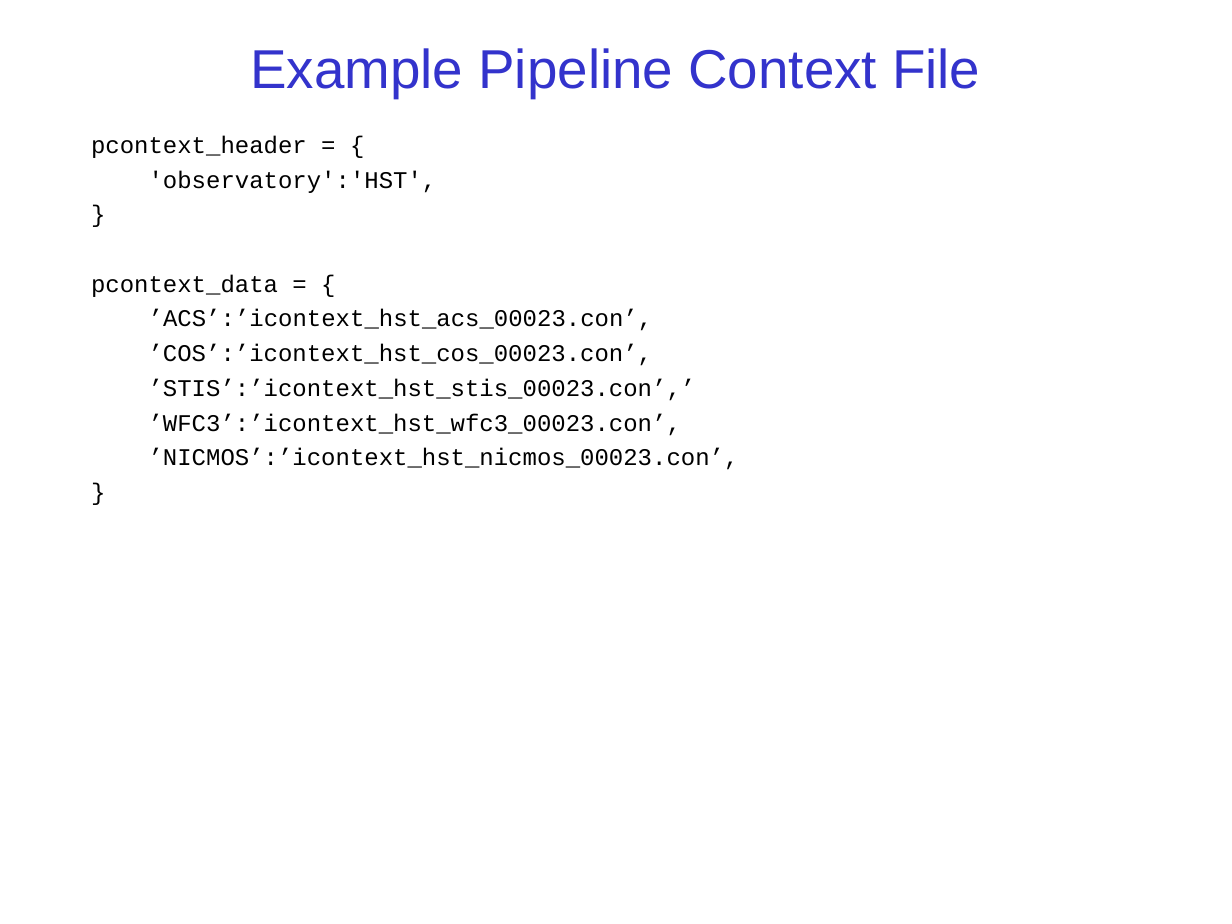
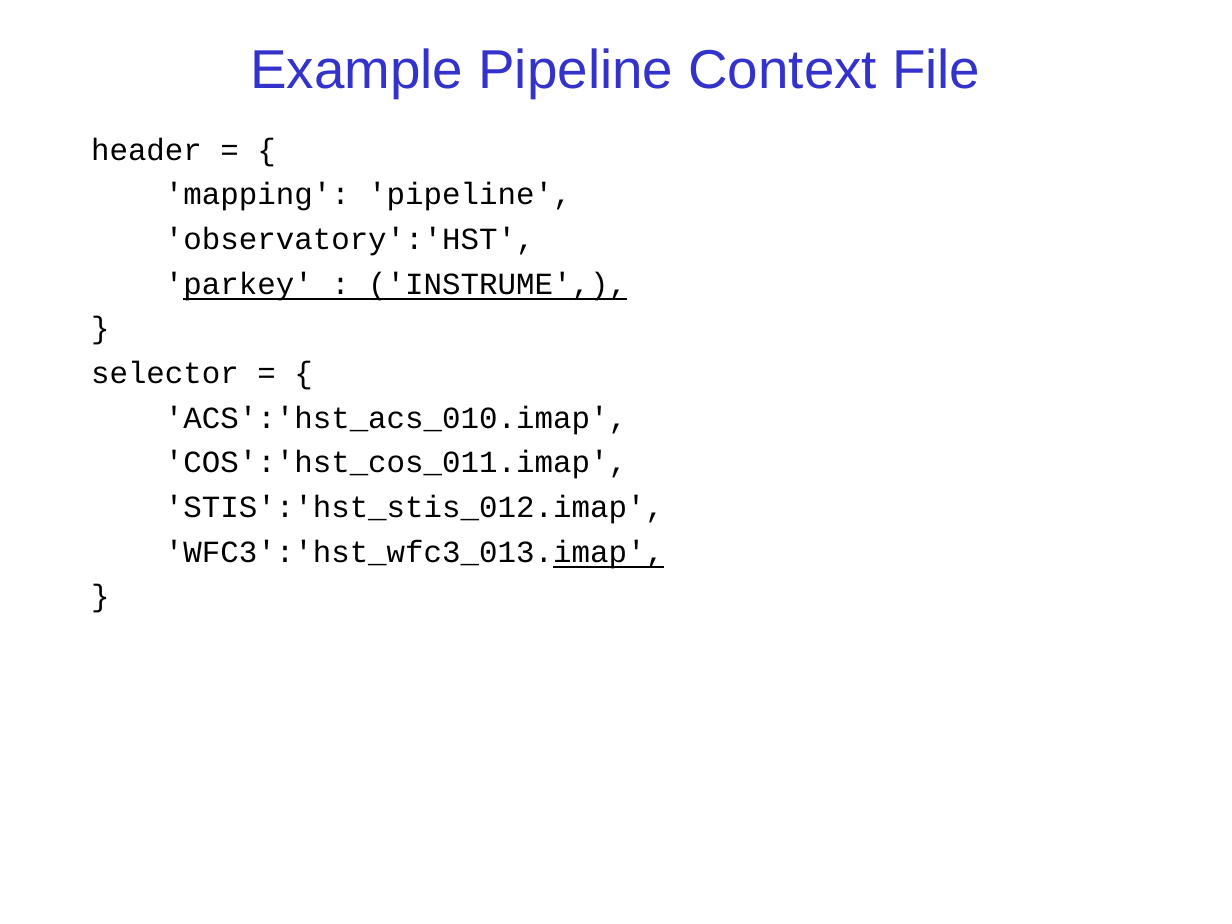
Before and after one commit to spacetelescope/crds, a slide deck: slide 16 of docs/CRDSforACM.ppt. Drawn at 1232x924 pixels with LibreOffice and Linux fonts; fonts in the diff are those of the drawing; background and template pictures are left out. Boxes give left, top, right and bottom in pixels: in the first picture for what was removed or moved away, otherwise in the second. Text is boxed around its words. In the diff, an @@ line names an element or a change of style, - is before the commit and + after.

Commit message:
Updated CRDSforACM presentation for current rmap format.

```diff
--- a/docs/CRDSforACM.ppt
+++ b/docs/CRDSforACM.ppt
@@ text at (91, 138, 571, 211): text changed; size 14 to 18 pt @@
-pcontext_header = {
+header = {
+'mapping': 'pipeline',
@@ text at (165, 227, 535, 256): size 14 to 18 pt in "'observatory':'HST',", "}", "}"; indent changed; more space between paragraphs @@
@@ text at (165, 272, 627, 301): paragraph added @@
+'parkey' : ('INSTRUME',),
@@ text at (91, 361, 664, 569): text changed; size 14 to 18 pt @@
-pcontext_data = {
-’ACS’:’icontext_hst_acs_00023.con’,
-’COS’:’icontext_hst_cos_00023.con’,
-’STIS’:’icontext_hst_stis_00023.con’,’
-’WFC3’:’icontext_hst_wfc3_00023.con’,
-’NICMOS’:’icontext_hst_nicmos_00023.con’,
+selector = {
+'ACS':'hst_acs_010.imap',
+'COS':'hst_cos_011.imap',
+'STIS':'hst_stis_012.imap',
+'WFC3':'hst_wfc3_013.imap',
```
Also in this commit, not shown: 7 other slides changed.
